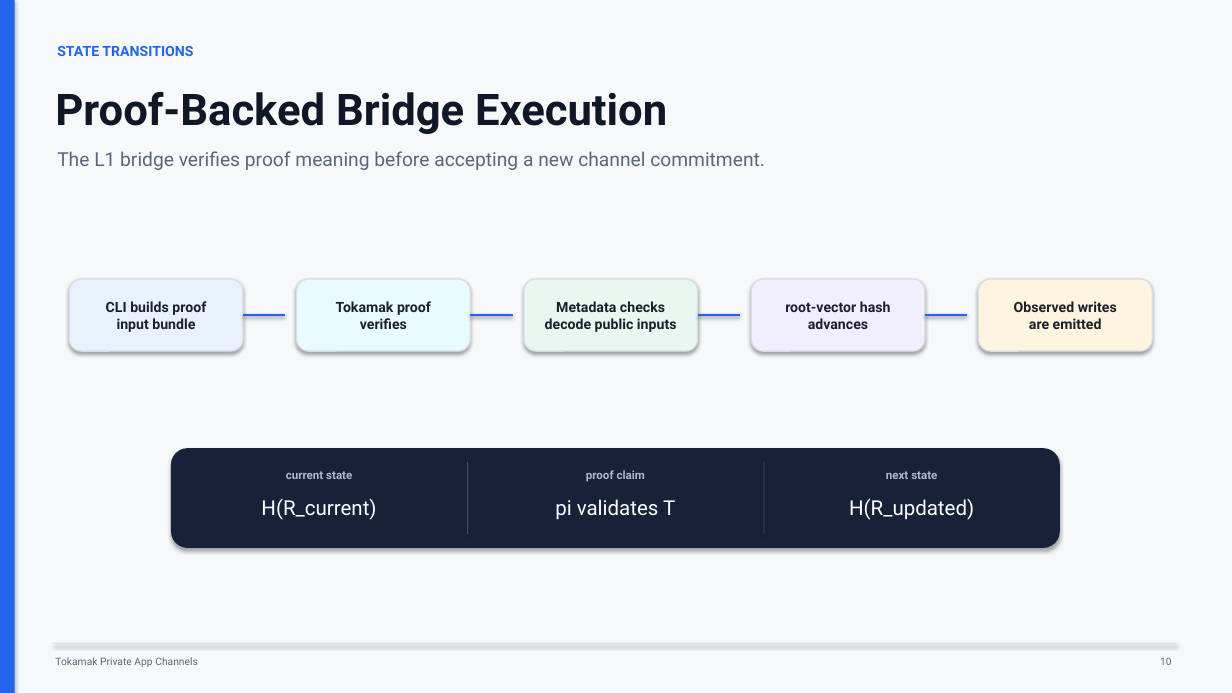
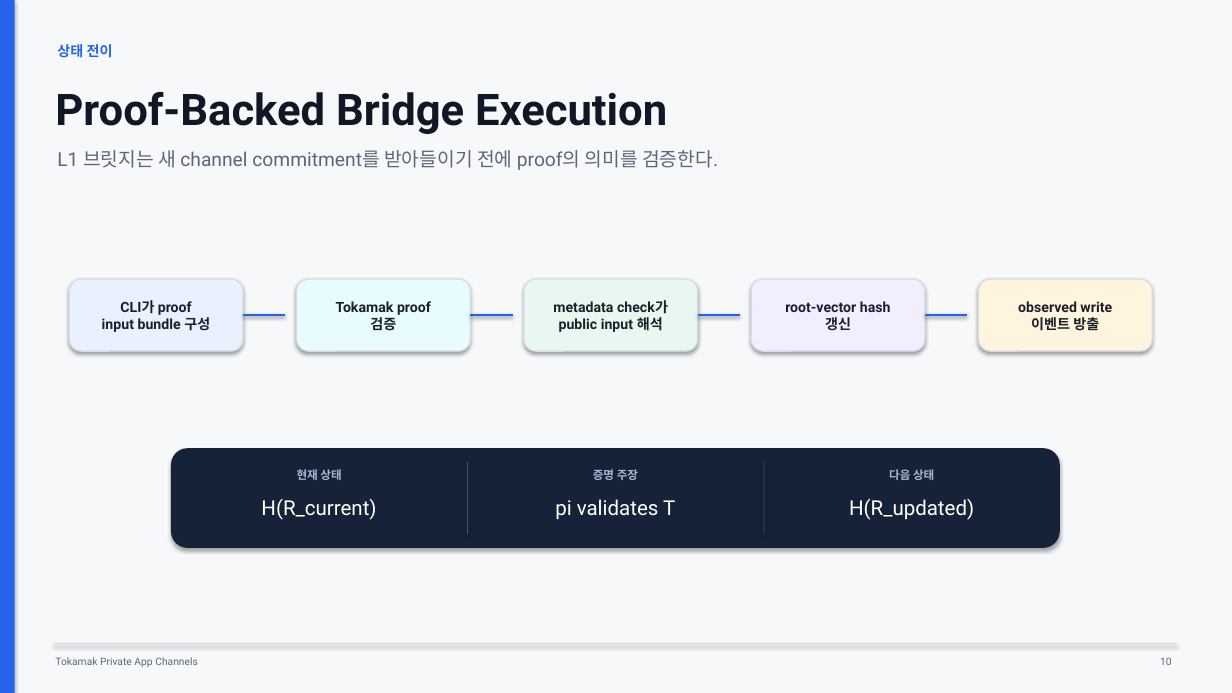
Before and after one commit to tokamak-network/Tokamak-zk-EVM-contracts, a slide deck: slide 10 of bridge/docs/dev/spec.pptx. Drawn at 1232x693 pixels with LibreOffice and Linux fonts; fonts in the diff are those of the drawing. Boxes give left, top, right and bottom in pixels: in the first picture for what was removed or moved away, otherwise in the second. Text is boxed around its words. In the diff, an @@ line names an element or a change of style, - is before the commit and + after.

Commit message:
Localize bridge deck and refresh implementation content

```diff
--- a/bridge/docs/dev/spec.pptx
+++ b/bridge/docs/dev/spec.pptx
@@ text at (57,44,113,58): text changed @@
-STATE TRANSITIONS
+상태 전이
@@ text at (57,150,718,170): text changed @@
-The L1 bridge verifies proof meaning before accepting a new channel commitment.
+L1 브릿지는 새 channel commitment를 받아들이기 전에 proof의 의미를 검증한다.
@@ text at (102,300,210,332): text changed @@
-CLI builds proof
-input bundle
+CLI가 proof
+input bundle 구성
@@ text at (370,317,396,330): text changed @@
-verifies
+검증
@@ text at (553,300,668,332): text changed @@
-Metadata checks
-decode public inputs
+metadata check가
+public input 해석
@@ text at (825,317,851,331): text changed @@
-advances
+갱신
@@ text at (1018,301,1112,331): text changed @@
-Observed writes
-are emitted
+observed write
+이벤트 방출
@@ text at (297,469,341,480): text changed @@
-current state
+현재 상태
@@ text at (593,469,638,480): text changed @@
-proof claim
+증명 주장
@@ text at (889,469,934,480): text changed @@
-next state
+다음 상태
```
Also in this commit, not shown: 16 other slides changed, 2 slides added, 2 slides removed.
